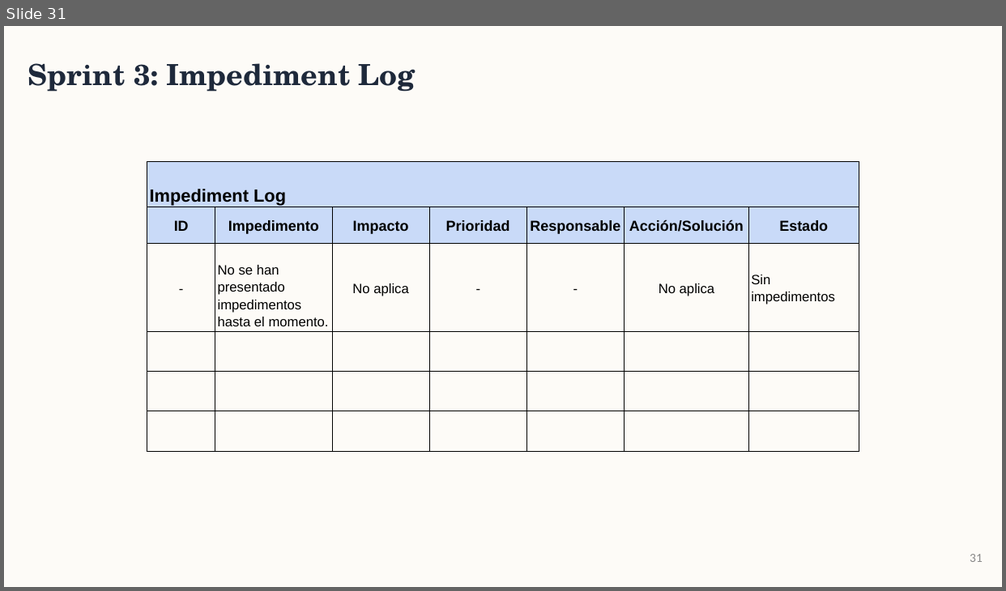
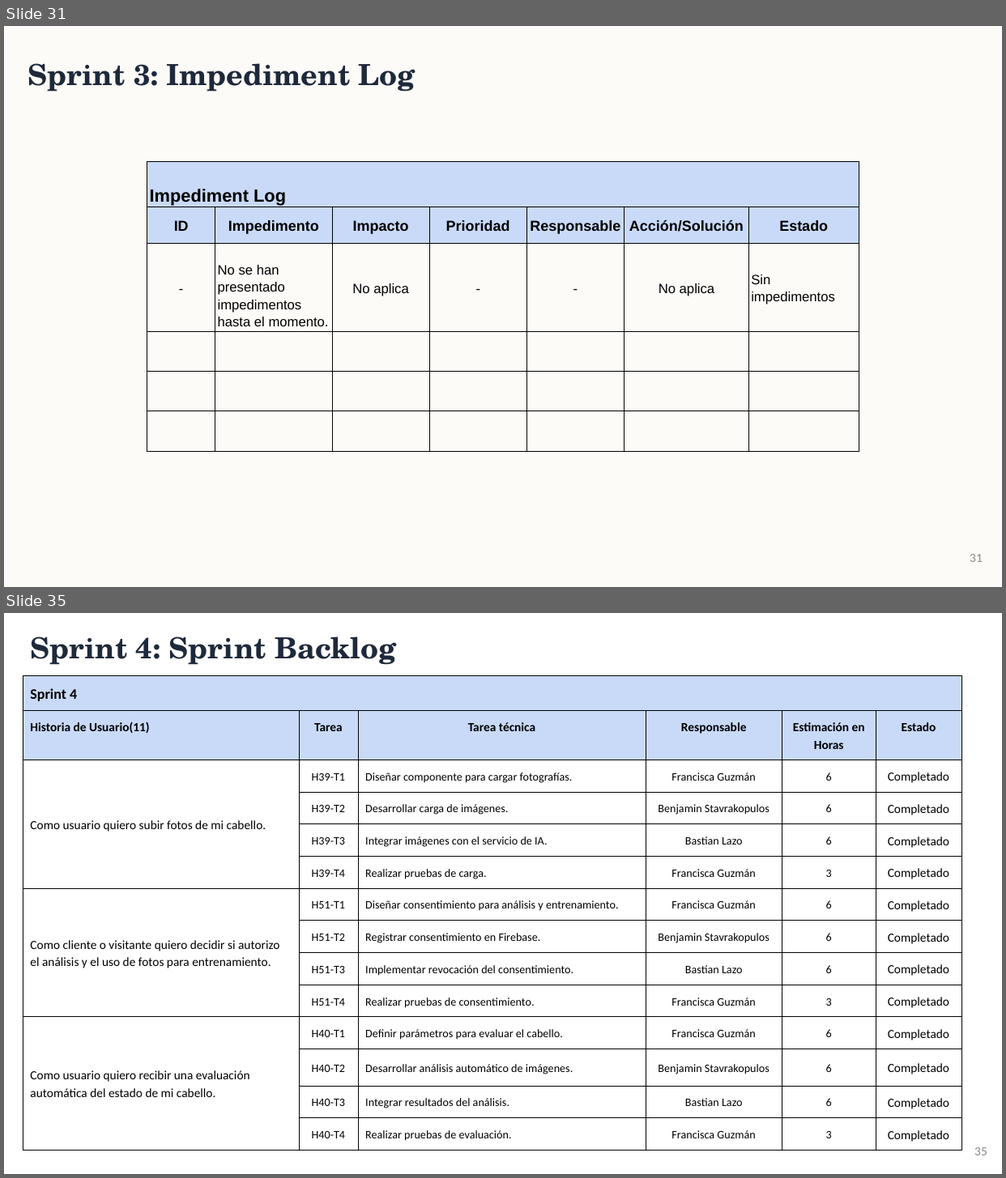
Before and after one commit to BenjaminStavrakopulos/monsite_documentacion, a slide deck: Fase 2/Evidencias Proyecto/Presentación Proyecto.pptx. Shown one above the other, each under a label of ours: slide 31 before the commit, slides 31 and 35 after it; the slides between them are not shown. The pictures are 1006x591 and 1006x1178 pixels, drawn with LibreOffice and Linux fonts; fonts in the diff are those of the drawing. Boxes give left, top, right and bottom in pixels: in the first picture for what was removed or moved away, otherwise in the second. Text is boxed around its words. In the diff, an @@ line names an element or a change of style, - is before the commit and + after.

```diff
--- a/Fase 2/Evidencias Proyecto/Presentación Proyecto.pptx
+++ b/Fase 2/Evidencias Proyecto/Presentación Proyecto.pptx
@@ slide 35 added at [4,613,1002,1174], background #FFFFFF @@
@@ text added at [30,636,396,665], 28 pt, text #1E293B, bold @@
+Sprint 4: Sprint Backlog
@@ table added at [23,675,961,1145], 14 rows, 6 columns @@
+Sprint 4 |  |  |  |  | 
+Historia de Usuario(11) | Tarea | Tarea técnica | Responsable | Estimación en Horas | Estado
+Como usuario quiero subir fotos de mi cabello. | H39-T1 | Diseñar componente para cargar fotografías. | Francisca Guzmán | 6 | Completado
+ | H39-T2 | Desarrollar carga de imágenes. | Benjamin Stavrakopulos | 6 | Completado
+ | H39-T3 | Integrar imágenes con el servicio de IA. | Bastian Lazo | 6 | Completado
+ | H39-T4 | Realizar pruebas de carga. | Francisca Guzmán | 3 | Completado
+Como cliente o visitante quiero decidir si autorizo el análisis y el uso de fotos para entrenamiento. | H51-T1 | Diseñar consentimiento para análisis y entrenamiento. | Francisca Guzmán | 6 | Completado
+ | H51-T2 | Registrar consentimiento en Firebase. | Benjamin Stavrakopulos | 6 | Completado
+ | H51-T3 | Implementar revocación del consentimiento. | Bastian Lazo | 6 | Completado
+ | H51-T4 | Realizar pruebas de consentimiento. | Francisca Guzmán | 3 | Completado
+Como usuario quiero recibir una evaluación automática del estado de mi cabello. | H40-T1 | Definir parámetros para evaluar el cabello. | Francisca Guzmán | 6 | Completado
+ | H40-T2 | Desarrollar análisis automático de imágenes. | Benjamin Stavrakopulos | 6 | Completado
+ | H40-T3 | Integrar resultados del análisis. | Bastian Lazo | 6 | Completado
+ | H40-T4 | Realizar pruebas de evaluación. | Francisca Guzmán | 3 | Completado
@@ page number added at [974,1148,987,1156], 12 pt, text #888888 @@
+35
```
Also in this commit, not shown: 3 slides changed, 8 other slides added, 1 other file.
